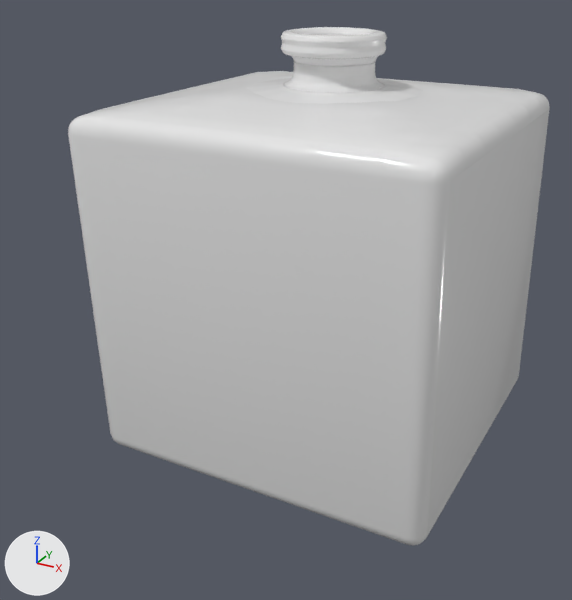
What one commit did to the glTF model dist/models/bruce.glb.
One viewpoint serves both versions: a 50 mm camera at (0.525, -1.009, 0.769) aimed at (-0.017, -0.025, 0.277). Arrows for +X, +Y and +Z are at lower left; the lights stay in place. Where no turn or scale is listed for an object, it has been applied to the vertices. Vertices at the same position are counted once.

The older version as bpy lines, for what is in view:
```python
me_circle_021 = bpy.data.meshes.new('Circle.021')
me_circle_021.from_pydata(...)  # 20316 vertices, 40464 faces; spans x -0.268..0.273, y -0.284..0.268, z -0.594..0.035
me_circle_021.materials.append(mat_myglass)  # white #e7e7e7
ob_bruce = bpy.data.objects.new('bruce', me_circle_021)
ob_bruce.location = (0.011, 0.066, 0.631)
```
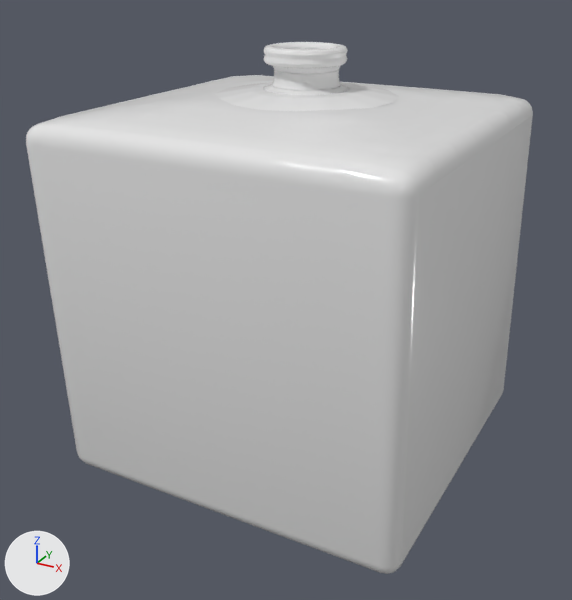
Where the change shows, as pixel boxes [x1, y1, x2, y2] in the pictures (572 x 600 px; the box of a moved part takes in the faces that stretch with it):
```json
{"object": "bruce", "change": "reshaped, moved", "before": [68, 27, 550, 545], "after": [26, 42, 533, 574]}
{"part": 1, "of": "me_circle_021", "change": "moved or reshaped", "before": [281, 27, 387, 59], "after": [264, 42, 348, 68]}
{"part": 2, "of": "me_circle_021", "change": "moved or reshaped", "before": [246, 55, 423, 105], "after": [215, 65, 399, 112]}
```

Edits to the scene script, one JSON object a line:
```json
{"block": "me_circle_021", "where": "# used by ob_bruce; location = (0.011, 0.066, 0.631)"}
{"op": "remove", "block": "me_circle_021", "code": "me_circle_021.from_pydata(...)  # 20316 vertices, 40464 faces; spans x -0.268..0.273, y -0.284..0.268, z -0.594..0.035"}
{"op": "add", "block": "me_circle_021", "code": "me_circle_021.from_pydata(...)  # 20316 vertices, 40464 faces; spans x -0.268..0.273, y -0.284..0.268, z -0.594..0.021"}
{"block": "me_circle_021", "change": "me_circle_021 part 1: the loose piece of 14400 vertices spanning x -0.076..0.075, y -0.075..0.076, z 0.004..0.035 is scaled about its middle by 0.764, then moved by (0.0, 0.0, -0.011)"}
{"block": "me_circle_021", "change": "me_circle_021 part 2: 4204 of 20316 vertices moved; they spanned x -0.089..0.094, y -0.086..0.094, z -0.062..0.009 and now span x -0.088..0.093, y -0.08..0.093, z -0.058..0.001; mean shift (0.0, 0.0, -0.001); largest move (0.072, 0.01, 0.006) -> (0.055, 0.008, -0.001)"}
{"op": "set", "path": "ob_bruce.location", "old": "(0.011, 0.066, 0.631)", "new": "(0.0, 0.0, 0.631)"}
```
